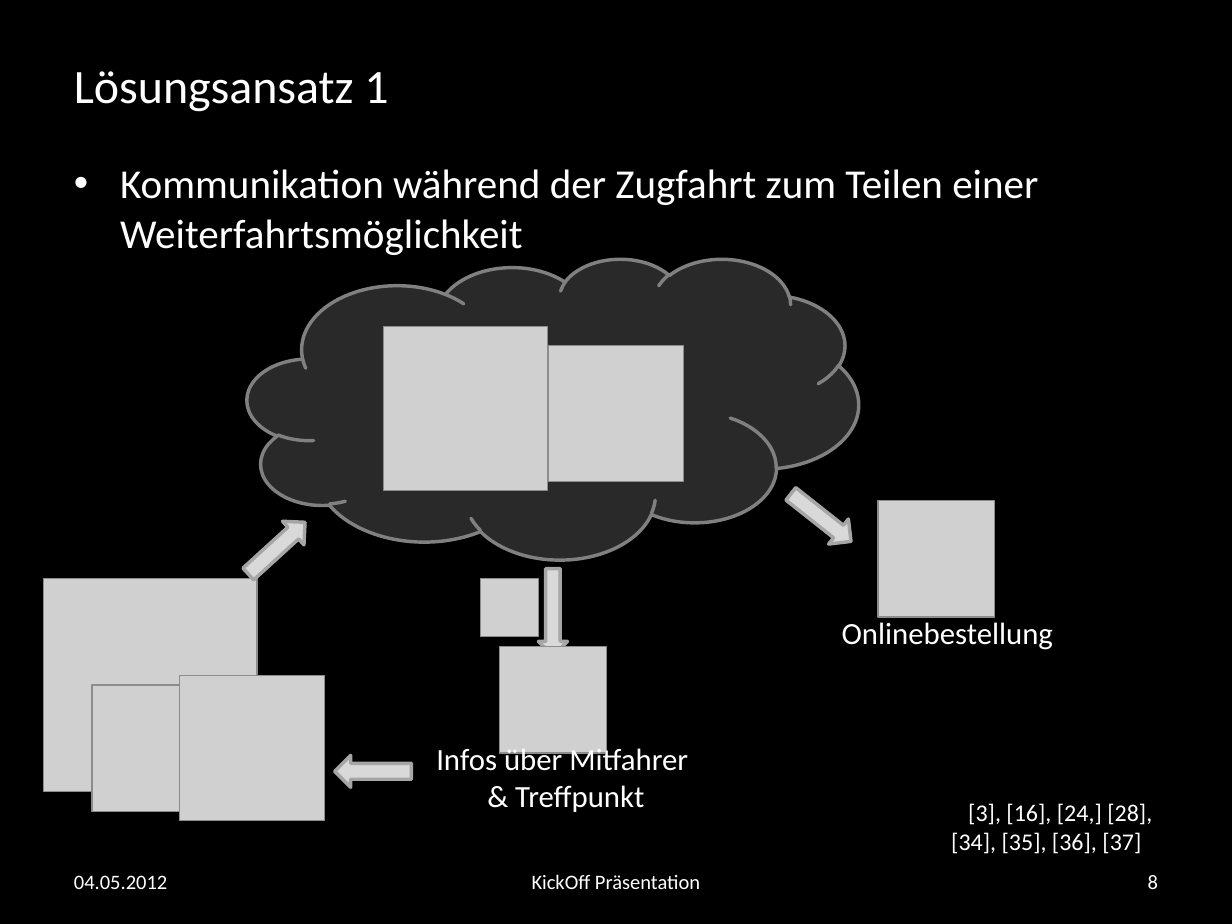
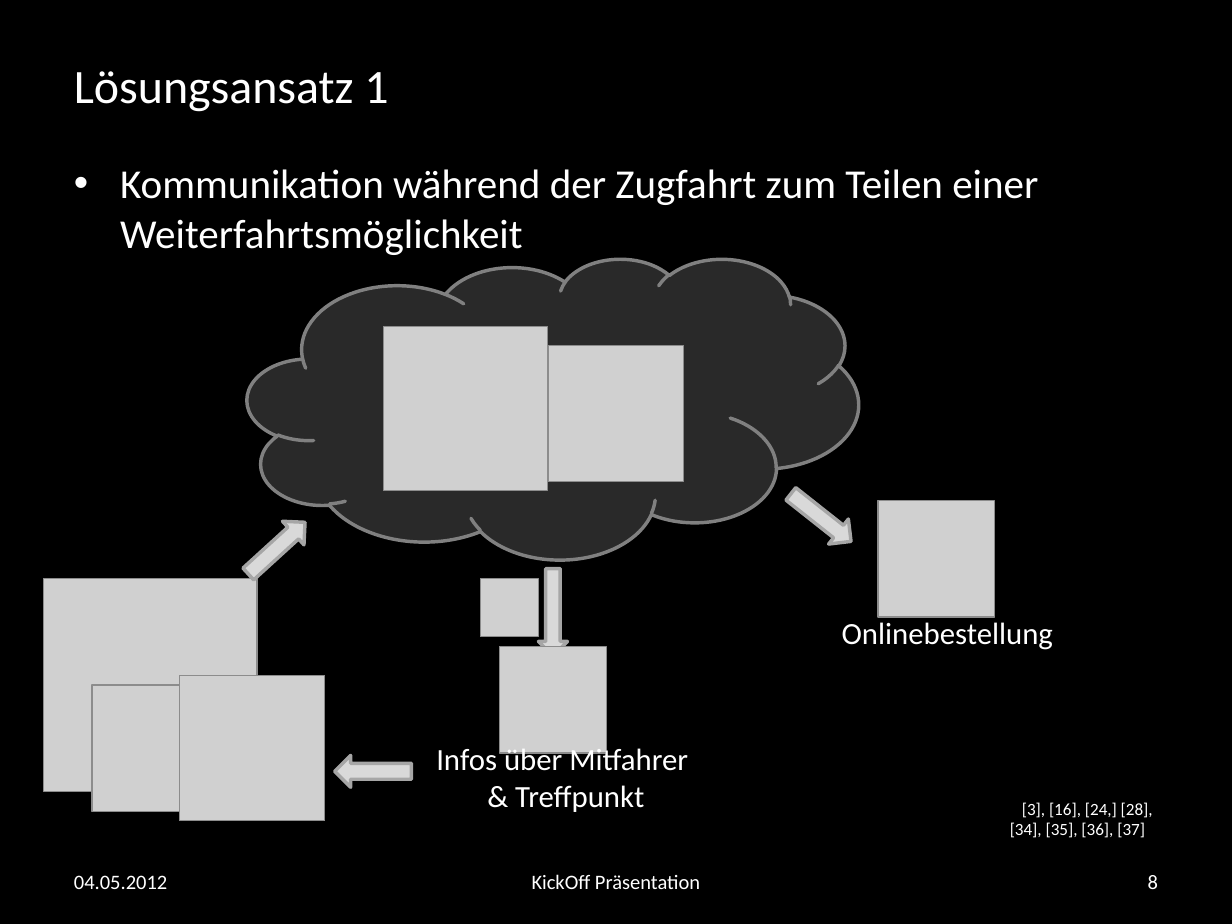
Before and after one commit to andreasnuesslein/swp_kp2_2012_gruppe1, a slide deck: slide 8 of KickOff-Praesentation/vorlage.pptx. Drawn at 1232x924 pixels with LibreOffice and Linux fonts; fonts in the diff are those of the drawing; grey boxes stand for pictures; background and template pictures are left out. Boxes give left, top, right and bottom in pixels: in the first picture for what was removed or moved away, otherwise in the second. Text is boxed around its words. In the diff, an @@ line names an element or a change of style, - is before the commit and + after.

```diff
--- a/KickOff-Praesentation/vorlage.pptx
+++ b/KickOff-Praesentation/vorlage.pptx
@@ text "[3], [16], [24,] [28], [34], ..." at [1010,802,1153,838]: size 14 to 10 pt @@
```
Also in this commit, not shown: 10 other slides changed, 1 slide added, 1 other file.
